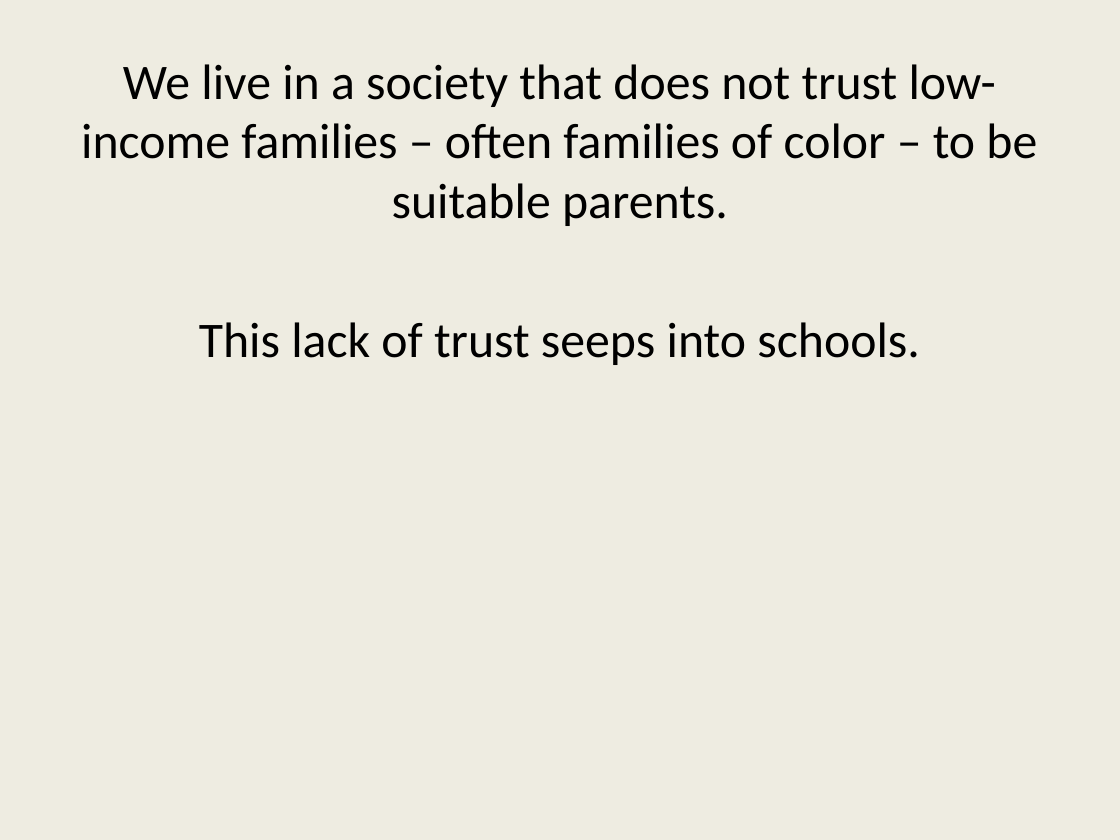
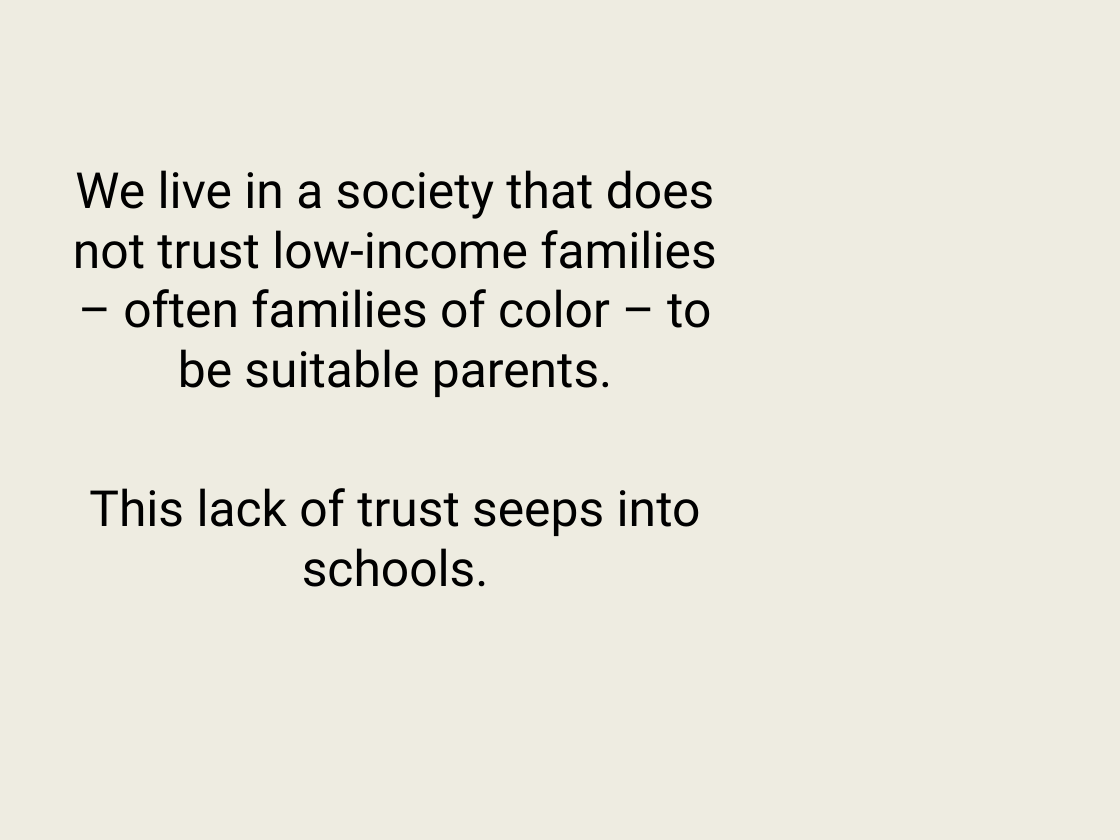
Before and after one commit to jdgeller/Dissertation_Power_Point, a slide deck: slide 3 of Dissertation Defense_100314.pptx. Drawn at 1120x840 pixels with LibreOffice and Linux fonts; fonts in the diff are those of the drawing. Boxes give left, top, right and bottom in pixels: in the first picture for what was removed or moved away, otherwise in the second. Text is boxed around its words. In the diff, an @@ line names an element or a change of style, - is before the commit and + after.

Commit message:
test for joanna

```diff
--- a/Dissertation Defense_100314.pptx
+++ b/Dissertation Defense_100314.pptx
@@ text "We live in a society ...": place and size @@
-text "We live in a society ..." at (81, 64, 1037, 365)
+text "We live in a society ..." at (73, 170, 716, 587)
@@ text "We live in a society ..." at (73, 170, 716, 587): font Calibri to Roboto @@
```
